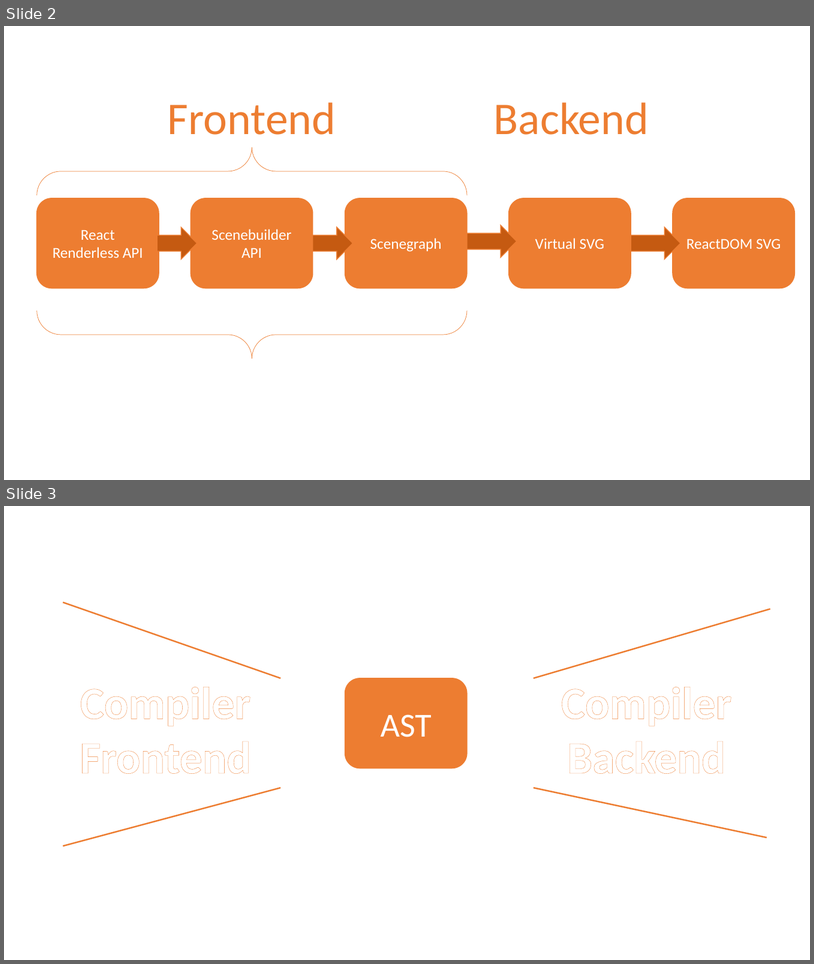
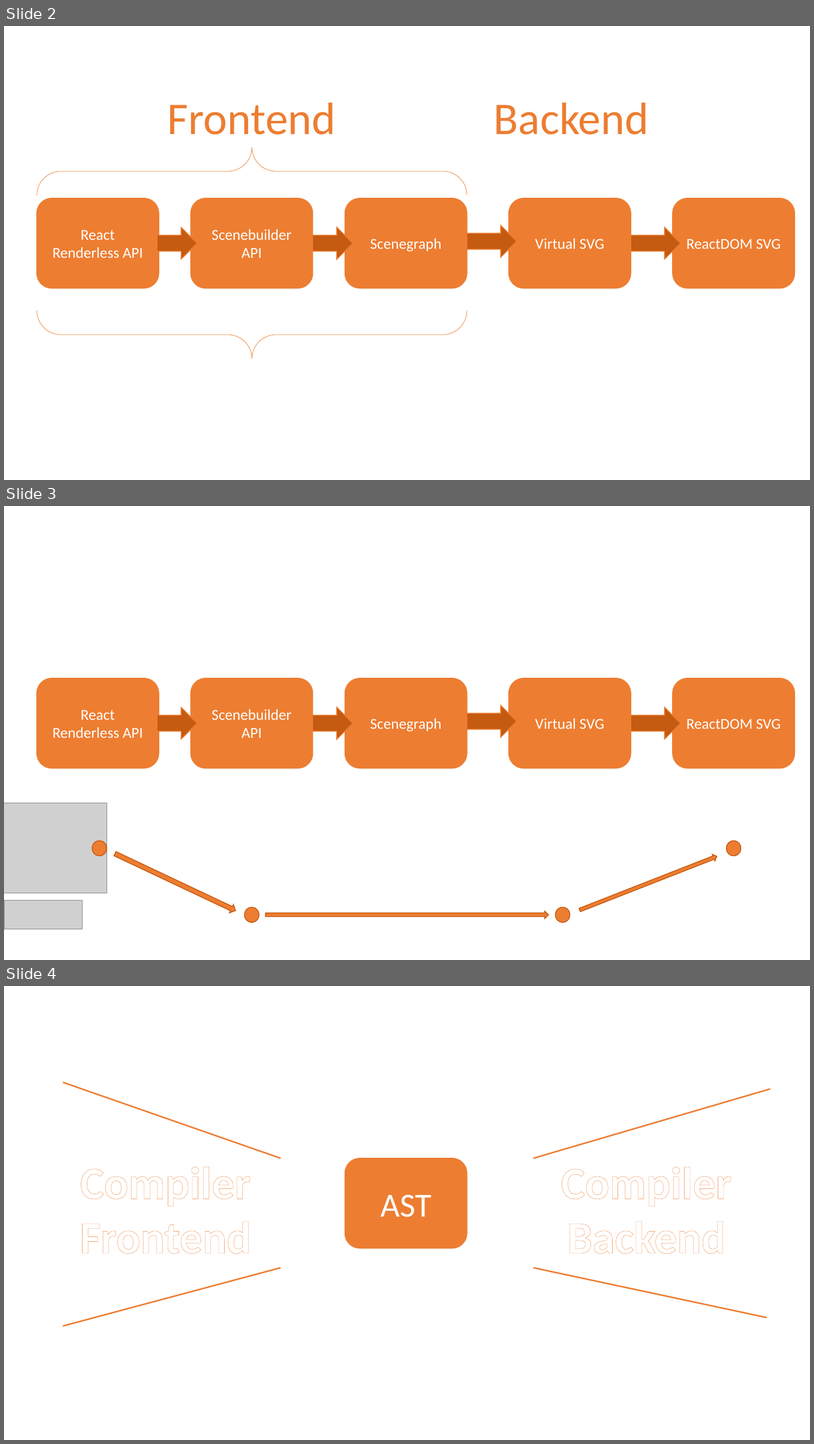
Before and after one commit to darthtrevino/chart-parts-talk-react-conf, a slide deck: assets/lib-backend.pptx. Shown one above the other, each under a label of ours: slides 2 and 3 before the commit, slides 2, 3 and 4 after it. The pictures are 814x964 and 814x1444 pixels, drawn with LibreOffice and Linux fonts; fonts in the diff are those of the drawing; grey boxes stand for pictures. Boxes give left, top, right and bottom in pixels: in the first picture for what was removed or moved away, otherwise in the second. Text is boxed around its words. In the diff, an @@ line names an element or a change of style, - is before the commit and + after.

```diff
--- a/assets/lib-backend.pptx
+++ b/assets/lib-backend.pptx
@@ slide 3 added at (4,506,810,960), background #FFFFFF @@
@@ rounded rectangle added at (36,678,159,769), fill #ED7D31, outline #ED7D31 1 pt, 18 pt, text #FFFFFF @@
+React Renderless API
@@ rounded rectangle added at (191,678,313,769), fill #ED7D31, outline #ED7D31 1 pt, 18 pt, text #FFFFFF @@
+Scenebuilder API
@@ rounded rectangle added at (345,678,467,769), fill #ED7D31, outline #ED7D31 1 pt, 18 pt, text #FFFFFF @@
+Scenegraph
@@ rounded rectangle added at (509,678,632,769), fill #ED7D31, outline #ED7D31 1 pt, 18 pt, text #FFFFFF @@
+Virtual SVG
@@ rounded rectangle added at (673,678,795,769), fill #ED7D31, outline #ED7D31 1 pt, 18 pt, text #FFFFFF @@
+ReactDOM SVG
@@ right arrow added at (157,707,197,739), fill #C55A11, outline #ED7D31 1 pt @@
@@ right arrow added at (313,707,353,739), fill #C55A11, outline #ED7D31 1 pt @@
@@ right arrow added at (467,705,517,737), fill #C55A11, outline #ED7D31 1 pt @@
@@ right arrow added at (632,707,681,739), fill #C55A11, outline #ED7D31 1 pt @@
@@ picture added at (4,803,107,893) @@
@@ ellipse added at (92,841,107,856), fill #ED7D31, outline #C55A11 1 pt @@
@@ ellipse added at (727,841,741,856), fill #ED7D31, outline #C55A11 1 pt @@
@@ right arrow added at (113,849,238,915), fill #ED7D31, outline #C55A11 1 pt @@
@@ right arrow added at (579,853,719,913), fill #ED7D31, outline #C55A11 1 pt @@
@@ picture added at (4,900,82,929) @@
@@ ellipse added at (245,907,259,922), fill #ED7D31, outline #C55A11 1 pt @@
@@ right arrow added at (266,911,549,918), fill #ED7D31, outline #C55A11 1 pt @@
@@ ellipse added at (556,907,570,922), fill #ED7D31, outline #C55A11 1 pt @@
@@ what was slide 3 is now slide 4 @@
```
Also in this commit, not shown: 7 other files.
